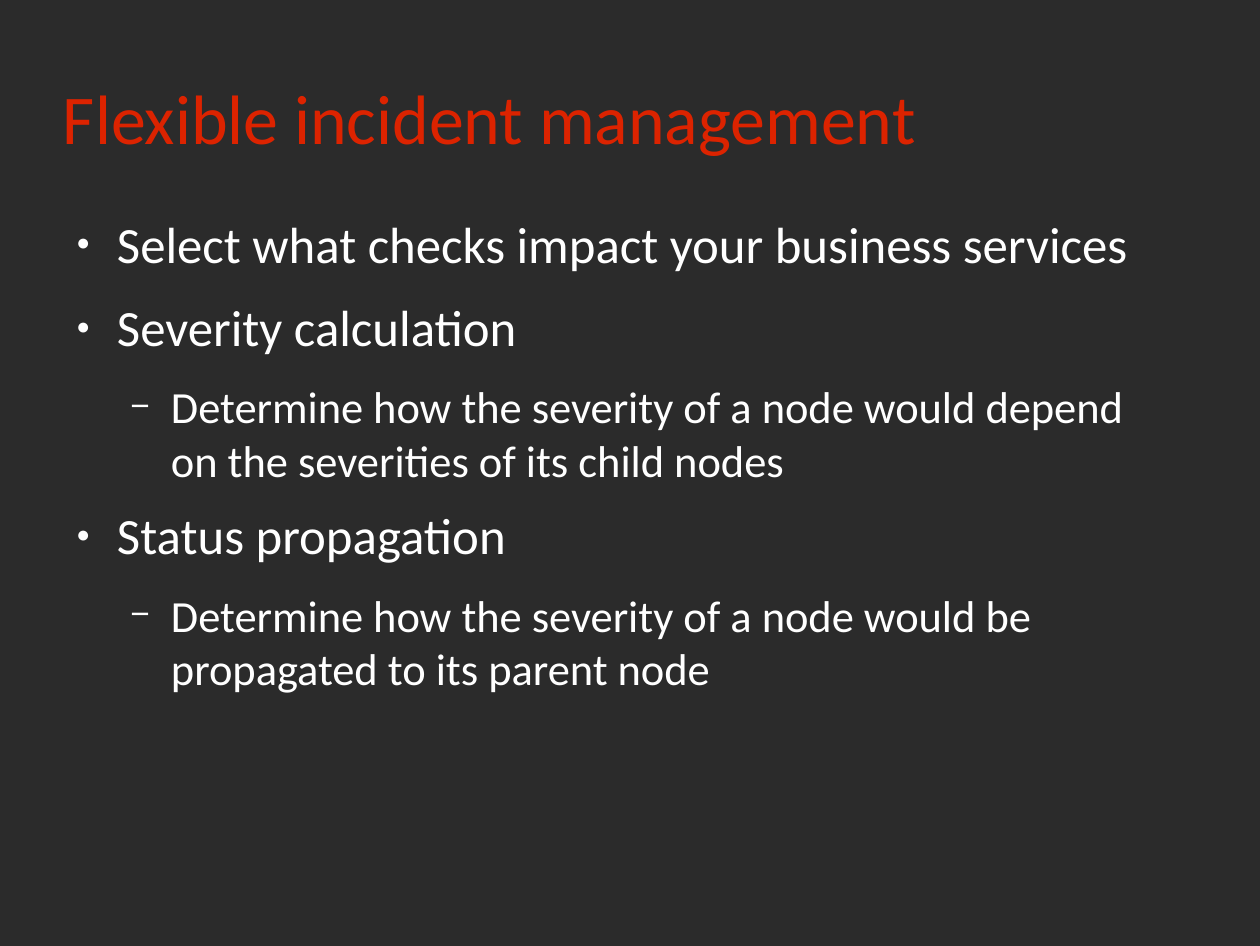
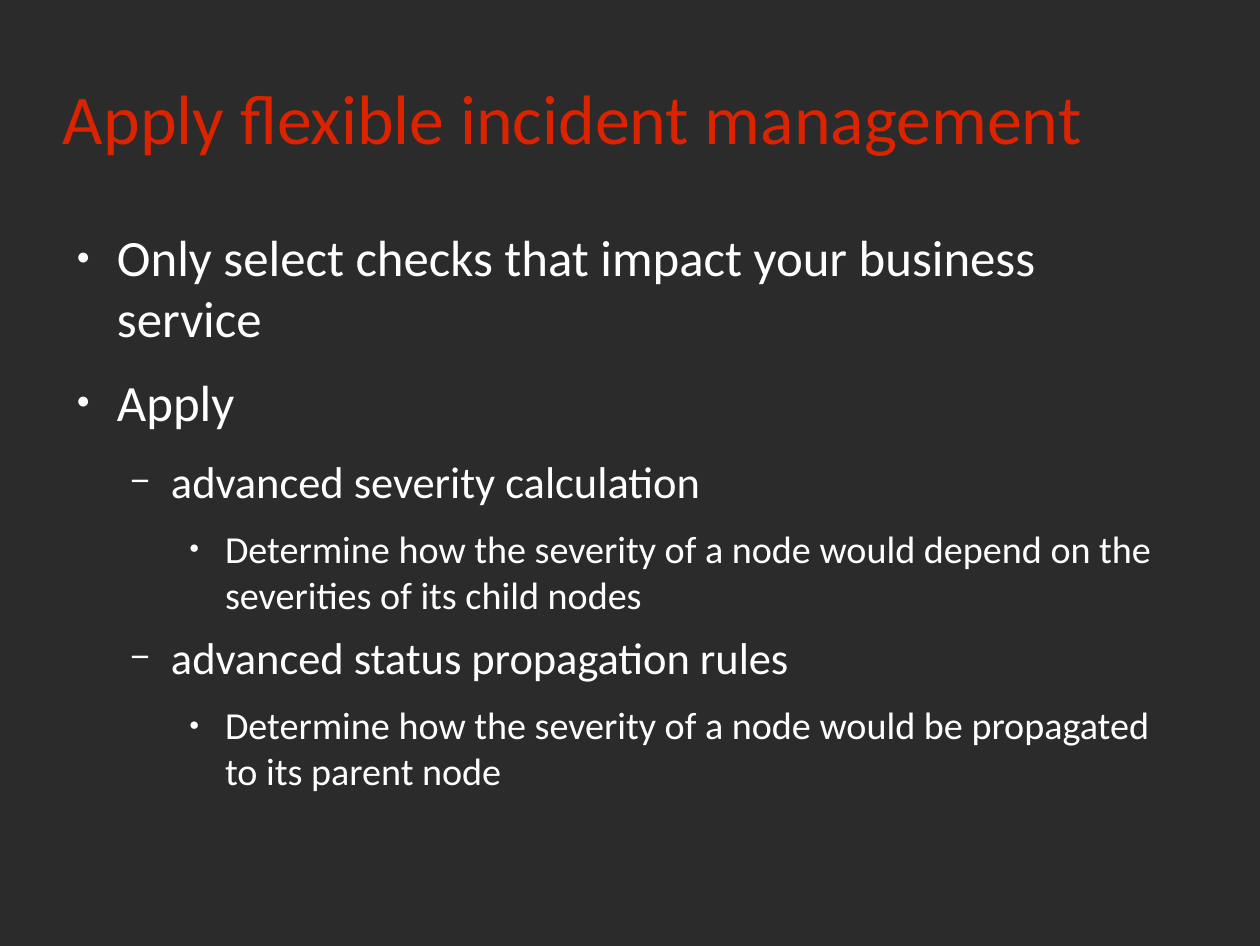
Before and after one commit to rchakode/realopinsight, a slide deck: slide 15 of doc/talks/rmll-2013.odp (slide 14 before the commit). Drawn at 1260x946 pixels with LibreOffice and Linux fonts; fonts in the diff are those of the drawing; background and template pictures are left out; a plain dark background stands for a picture behind light text. Boxes give left, top, right and bottom in pixels: in the first picture for what was removed or moved away, otherwise in the second. Text is boxed around its words. In the diff, an @@ line names an element or a change of style, - is before the commit and + after.

```diff
--- a/doc/talks/rmll-2013.odp
+++ b/doc/talks/rmll-2013.odp
@@ title at [63, 95, 1081, 156]: text changed @@
-Flexible incident management
+Apply flexible incident management
@@ text "Only select checks that impact ...": place and size @@
-text "Only select checks that impact ..." at [117, 227, 1127, 693]
+text "Only select checks that impact ..." at [117, 240, 1151, 786]
@@ text at [117, 240, 1036, 505]: text changed @@
-● Select what checks impact your business services
-● Severity calculation
+● Only select checks that impact your business service
+● Apply
+  − advanced severity calculation
@@ text at [225, 536, 1151, 786]: size 28 to 24 pt in "Determine how the severity of a node ...", "Determine how the severity of a node ..."; bullet − to ●; list level 2 to 3 in "Determine how the severity of ..." @@
@@ text at [171, 643, 788, 682]: text changed; size 32 to 28 pt @@
-● Status propagation
+  − advanced status propagation rules
```
Also in this commit, not shown: 9 other slides changed, 4 slides added, 3 slides removed, 2 other files.
